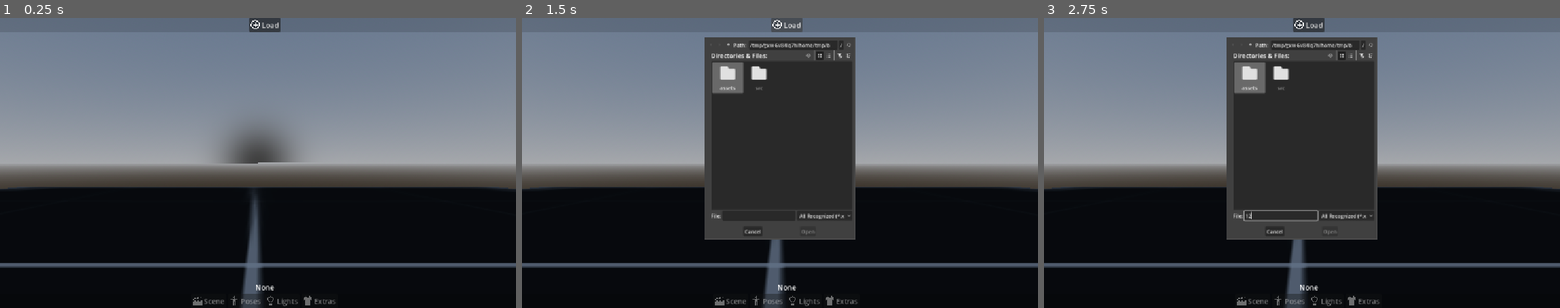
Above: before the commit, frames 1-3 (left to right).
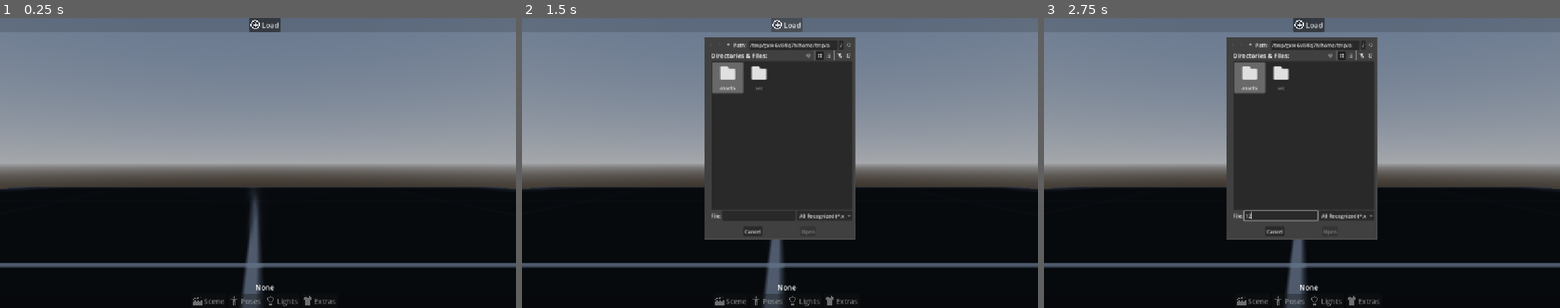
Above: after the commit, the same moments.

Repository: indeepurr/xnandroid
Game: Godot game, scene res://Main.tscn
Same seed, same stepped clock (60 frames per second), same inputs: the game is played once before the commit and once after it.
Inputs (mouse positions are in pixels of both pictures, inside the frame that each line leads up to):
- Up to frame 1 (0.25 s): no input
- Up to frame 2 (1.5 s): tap Enter at 0.5 s; move the mouse to (893, 148) at 0.52 s; hold W 0.53-1.25 s; hold Q 0.53-1.25 s; click (893, 148) at 0.67 s; click "Load" at 1.25 s
- Up to frame 3 (2.75 s): click (1281, 215) at 2.02 s; type "12" at 2.1 s

The runs differ from the first frame. In frame 1, 1.6% of the frame differs, in the area x 42-58%, y 36-51%; in frame 2, less than 0.1%; in frame 3, less than 0.1%.

Commit message:
Light fix

Diff:
--- a/Main.tscn
+++ b/Main.tscn
@@ -44,11 +44,13 @@
 transform = Transform3D(1, 0, 0, 0, 1, 0, 0, 0, 1, 0, 10, 0)
 light_energy = 0.25
 directional_shadow_mode = 0
+sky_mode = 1
 
 [node name="Back Sun" type="DirectionalLight3D" parent="Lighting" unique_id=188954299]
 transform = Transform3D(1, 0, 0, 0, -1, -8.742278e-08, 0, 8.742278e-08, -1, 0, 0, 0)
 light_energy = 0.25
 directional_shadow_mode = 0
+sky_mode = 1
 
 [node name="CamRig" type="Node3D" parent="." unique_id=947991568 node_paths=PackedStringArray("camera", "pose")]
 transform = Transform3D(1, 0, 0, 0, 1, 0, 0, 0, 1, 0, 1, 1)
--- a/src/XNAndroid.Main.gd
+++ b/src/XNAndroid.Main.gd
@@ -215,6 +215,8 @@
 	var l := SCENE_Manager.get_light(index)
 	if l == null:
 		return
+
+	BTN_lightOn.set_pressed_no_signal(l.on)
 	SLIDER_lightIntensity.set_value_no_signal(l.intensity)
 	SLIDER_lightX.set_value_no_signal(l.rot_x / 90.0)  # sliders run -1..1, lights store degrees
 	SLIDER_lightY.set_value_no_signal(l.rot_y / 180.0)
--- a/src/XNAndroid.SceneManager.gd
+++ b/src/XNAndroid.SceneManager.gd
@@ -156,7 +156,8 @@
 	if not is_instance_valid(node):
 		return l
 	var dir := -node.global_basis.z
-	l.intensity = node.light_energy if node.visible else 0.0
+	l.on = node.visible
+	l.intensity = node.light_energy
 	l.rot_x = rad_to_deg(asin(clampf(dir.y, -1.0, 1.0)))
 	l.rot_y = rad_to_deg(atan2(-dir.x, -dir.z))
 	return l.sanitize()
--- a/src/XNAndroid.SceneStates.gd
+++ b/src/XNAndroid.SceneStates.gd
@@ -85,7 +85,8 @@
 
 	static func from_dict(d: Dictionary) -> LightData:
 		var l := LightData.new()
-		l.on = d.get("on")
+		var on_value = d.get("on")
+		l.on = on_value if on_value is bool else l.on
 		l.intensity = SceneStates.as_float(d.get("intensity"), l.intensity)
 		l.rot_x = SceneStates.as_float(d.get("rot_x"), l.rot_x)
 		l.rot_y = SceneStates.as_float(d.get("rot_y"), l.rot_y)
